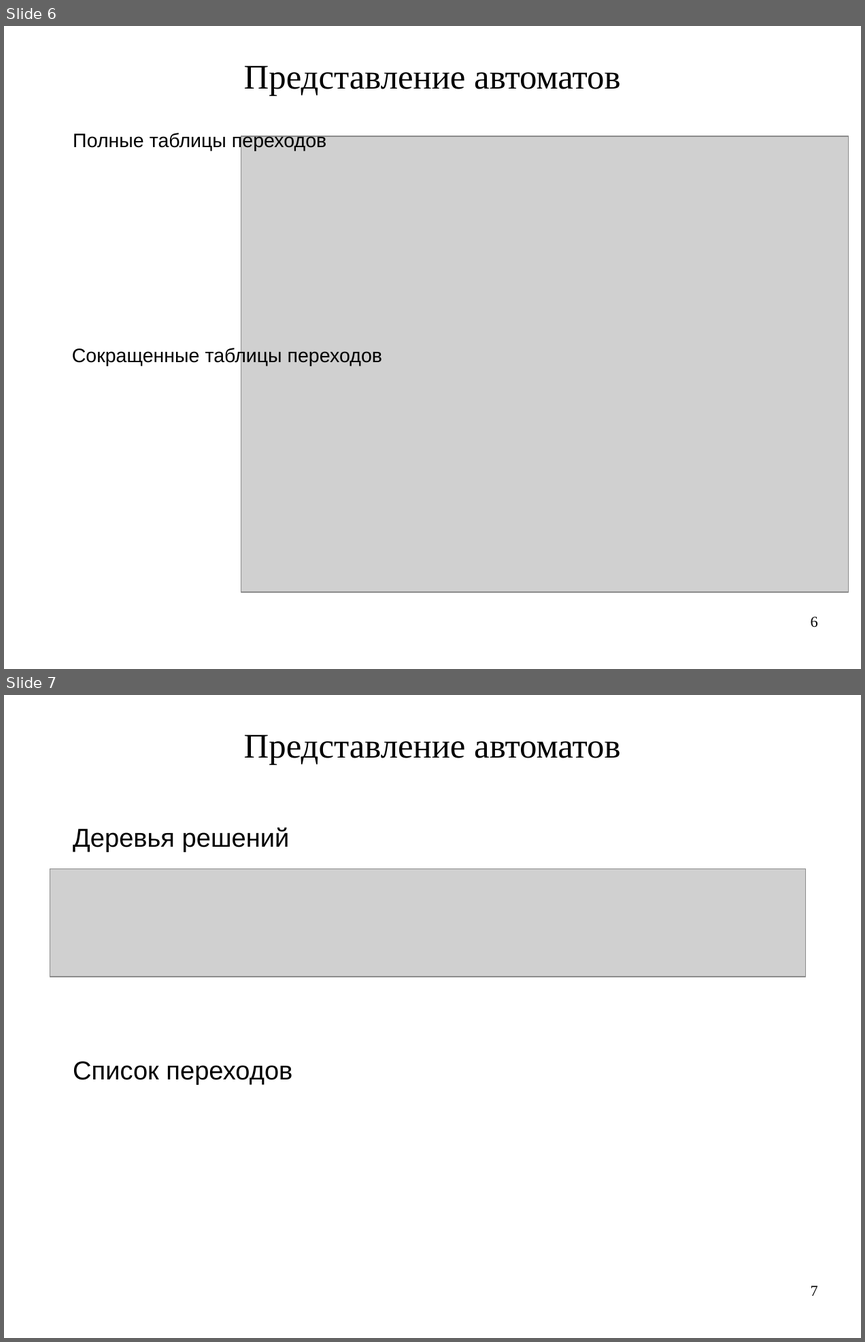
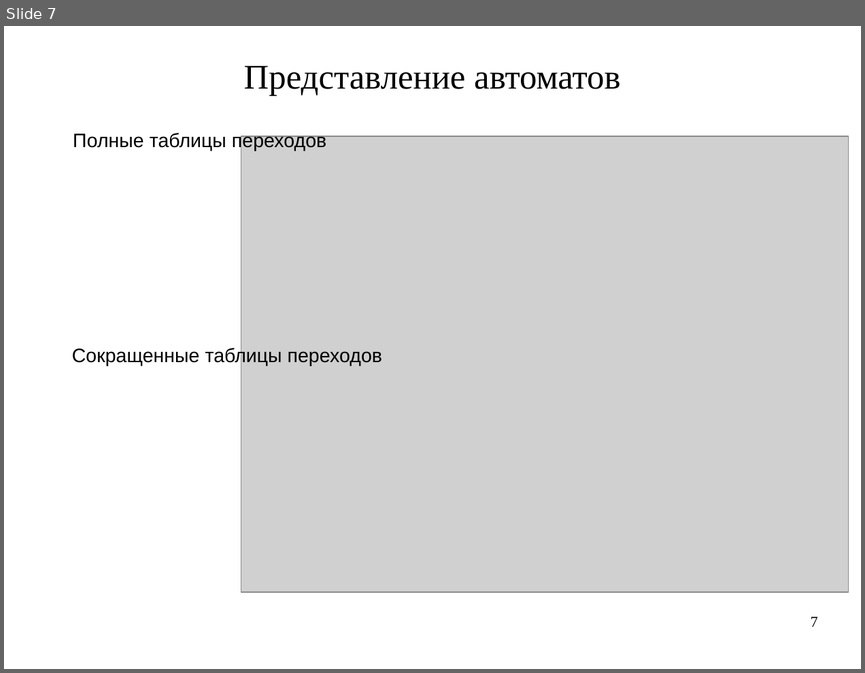
Before and after one commit to artem-bochkarev/master-work, a slide deck: Papers/PresentationKMU.odp. Shown one above the other, each under a label of ours: slides 6 and 7 before the commit, slide 7 after it. The pictures are 865x1342 and 865x673 pixels, drawn with LibreOffice and Linux fonts; fonts in the diff are those of the drawing; grey boxes stand for pictures. Boxes give left, top, right and bottom in pixels: in the first picture for what was removed or moved away, otherwise in the second. Text is boxed around its words. In the diff, an @@ line names an element or a change of style, - is before the commit and + after.

```diff
--- a/Papers/PresentationKMU.odp
+++ b/Papers/PresentationKMU.odp
@@ slide 7 removed at [4,695,861,1338], background #FFFFFF @@
@@ text removed at [244,734,620,764] @@
-Представление автоматов
@@ text removed at [73,827,290,852] @@
-Деревья решений
@@ picture removed at [50,868,806,977] @@
@@ text removed at [73,1061,292,1085] @@
-Список переходов
@@ page number removed at [810,1285,818,1295] @@
-7
@@ what was slide 6 is now slide 7 @@
@@ page number at [810,616,818,626]: text changed @@
-6
+7
```
Also in this commit, not shown: 12 slides changed, 6 slides added, 1 other slide removed, 6 other files.
